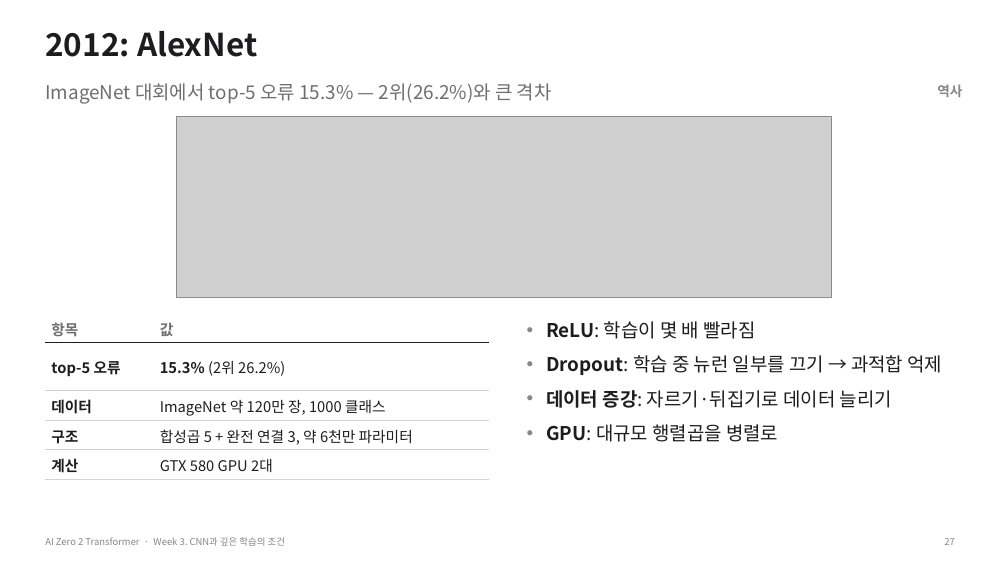
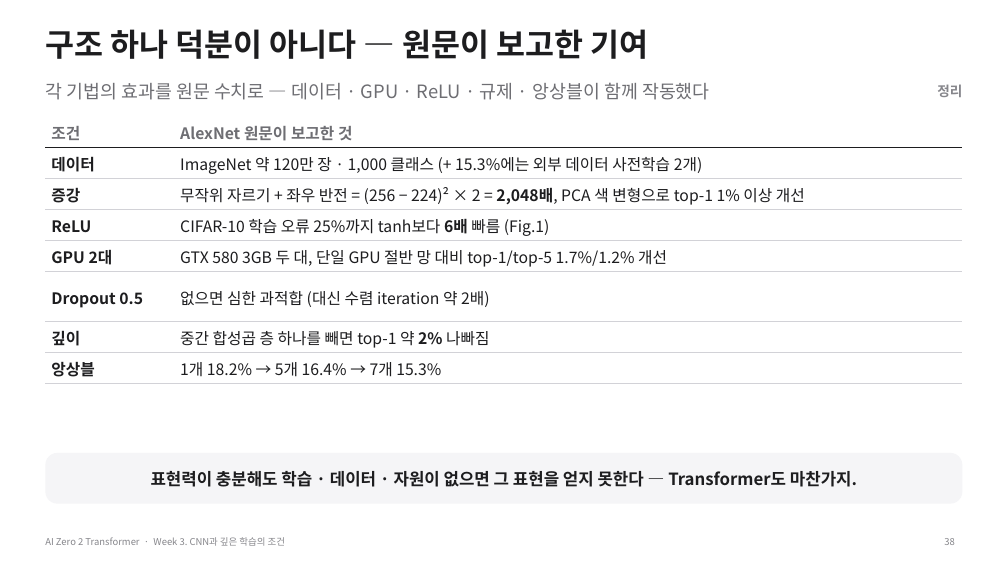
Before and after one commit to myunhh/AI-Zero-2-Transformers, a slide deck: slide 38 of lectures/week03_cnn_and_deep_learning.pptx (slide 27 before the commit). Drawn at 1008x567 pixels with LibreOffice and Linux fonts; fonts in the diff are those of the drawing; grey boxes stand for pictures. Boxes give left, top, right and bottom in pixels: in the first picture for what was removed or moved away, otherwise in the second. Text is boxed around its words. In the diff, an @@ line names an element or a change of style, - is before the commit and + after.

```diff
--- a/lectures/week03_cnn_and_deep_learning.pptx
+++ b/lectures/week03_cnn_and_deep_learning.pptx
@@ title at (45, 29, 648, 59): text changed @@
-2012: AlexNet
+구조 하나 덕분이 아니다 — 원문이 보고한 기여
@@ text at (45, 82, 710, 100): text changed; size 18 to 17.5 pt @@
-ImageNet 대회에서 top-5 오류 15.3% — 2위(26.2%)와 큰 격차
+각 기법의 효과를 원문 수치로 — 데이터 · GPU · ReLU · 규제 · 앙상블이 함께 작동했다
@@ text at (937, 84, 962, 97): text changed @@
-역사
+정리
@@ table added at (45, 116, 963, 383), 8 rows, 2 columns @@
+조건 | AlexNet 원문이 보고한 것
+데이터 | ImageNet 약 120만 장 · 1,000 클래스 (+ 15.3%에는 외부 데이터 사전학습 2개)
+증강 | 무작위 자르기 + 좌우 반전 = (256 − 224)² × 2 = 2,048배, PCA 색 변형으로 top-1 1% 이상 개선
+ReLU | CIFAR-10 학습 오류 25%까지 tanh보다 6배 빠름 (Fig.1)
+GPU 2대 | GTX 580 3GB 두 대, 단일 GPU 절반 망 대비 top-1/top-5 1.7%/1.2% 개선
+Dropout 0.5 | 없으면 심한 과적합 (대신 수렴 iteration 약 2배)
+깊이 | 중간 합성곱 층 하나를 빼면 top-1 약 2% 나빠짐
+앙상블 | 1개 18.2% → 5개 16.4% → 7개 15.3%
@@ picture removed at (176, 116, 832, 298) @@
@@ table removed at (45, 313, 488, 479), 5 rows, 2 columns @@
-항목 | 값
-top-5 오류 | 15.3% (2위 26.2%)
-데이터 | ImageNet 약 120만 장, 1000 클래스
-구조 | 합성곱 5 + 완전 연결 3, 약 6천만 파라미터
-계산 | GTX 580 GPU 2대
@@ text removed at (546, 321, 943, 442) @@
-• ReLU: 학습이 몇 배 빨라짐
-• Dropout: 학습 중 뉴런 일부를 끄기 → 과적합 억제
-• 데이터 증강: 자르기·뒤집기로 데이터 늘리기
-• GPU: 대규모 행렬곱을 병렬로
@@ rounded rectangle added at (45, 453, 963, 504), fill #F5F5F7, 16 pt, text #1D1D1F, bold @@
+표현력이 충분해도 학습 · 데이터 · 자원이 없으면 그 표현을 얻지 못한다 — Transformer도 마찬가지.
@@ page number at (944, 538, 954, 545): text changed @@
-27
+38
```
Also in this commit, not shown: 28 other slides changed, 33 slides added, 13 slides removed, 21 other files.
